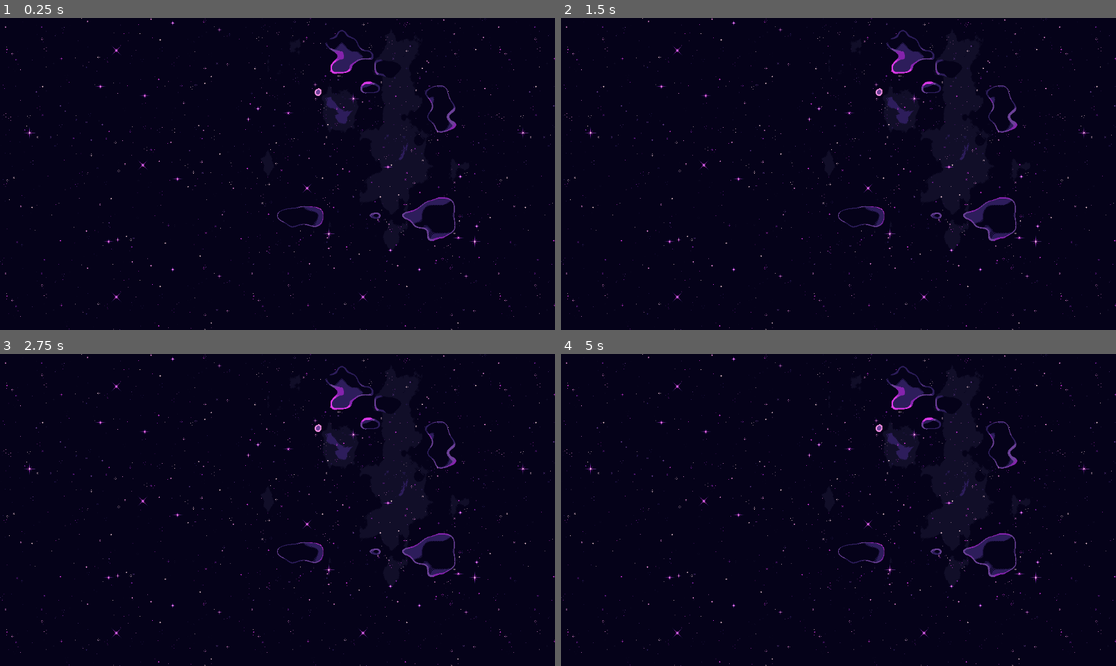
Above: before the commit, frames 1-4 (two rows, left to right).
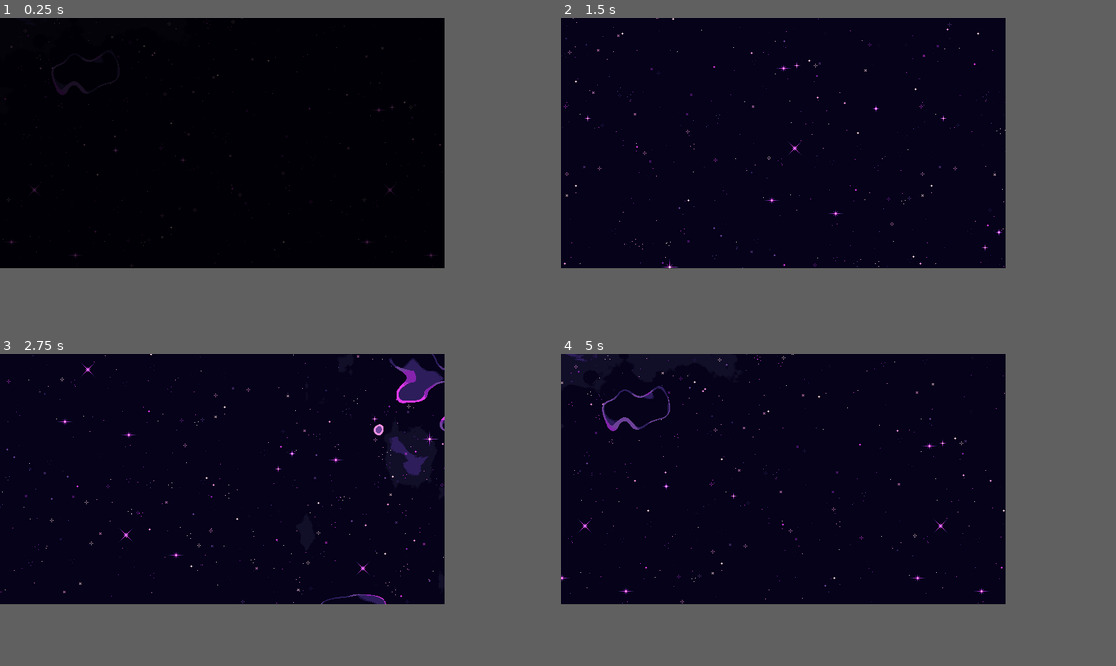
Above: after the commit, the same moments.

Repository: clarkm25/GMTK2026_StudioDiverge
Game: Godot game, scene res://game/Main.tscn
Same seed, same stepped clock (60 frames per second), same inputs: the game is played once before the commit and once after it.
Inputs:
- Up to frame 1 (0.25 s): no input
- Up to frame 2 (1.5 s): hold D (move_right) 0.53-1.28 s; hold S (move_down) from 1.28 s (still down)
- Up to frame 3 (2.75 s): release S (move_down) at 2.03 s; hold D (move_right) from 2.03 s (still down)
- Up to frame 4 (5 s): release D (move_right) at 2.78 s; hold W (move_up) 2.78-3.53 s; hold A (move_left) from 3.53 s (still down)
In our replay, the window is 799x449 before the commit and 640x360 after it. These sizes can differ from the game's own. Grey fills any space a smaller window leaves; there, only what the larger window draws over its background counts as a difference.

The runs differ from the first frame. In frame 1, 7.5% of the frame differs, in the area x 0-100%, y 0-100%; in frame 2, 2.6%; in frame 3, 3.8%; in frame 4, 2.9%.

Commit message:
init main menu
main menu with black fade in/out
Start > main scene
Options > void
Quit > quits

Diff:
--- a/game objects/Player.tscn
+++ b/game objects/Player.tscn
@@ -1,6 +1,7 @@
 [gd_scene format=3 uid="uid://bw7mb5rkhhdkk"]
 
 [ext_resource type="Script" uid="uid://f4dg6t2obs0t" path="res://game objects/player.gd" id="1_5j3po"]
+[ext_resource type="PackedScene" uid="uid://drl77ec7v0xvo" path="res://menus/FadeTransition.tscn" id="2_eawxs"]
 
 [sub_resource type="CircleShape2D" id="CircleShape2D_5j3po"]
 
@@ -23,3 +24,11 @@
 [node name="Camera2D" type="Camera2D" parent="." unique_id=1185294471]
 
 [node name="AnimationPlayer" type="AnimationPlayer" parent="." unique_id=1322454913]
+
+[node name="FadeTransition" parent="." unique_id=1486688309 instance=ExtResource("2_eawxs")]
+unique_name_in_owner = true
+z_index = 2
+offset_left = -320.0
+offset_top = -180.0
+offset_right = 320.0
+offset_bottom = 180.0
--- a/game objects/player.gd
+++ b/game objects/player.gd
@@ -3,6 +3,7 @@
 @export var move_speed = 300.0
 
 func _ready():
+	%FadeTransition/AnimationPlayer.play('fade_in')
 	pass
 	#$AnimationPlayer.play("walk_down")
 	#$AnimationPlayer.seek(0.9, true) # the standing pose of current animation
--- a/game/Main.tscn
+++ b/game/Main.tscn
@@ -1,7 +1,9 @@
 [gd_scene format=4 uid="uid://bwk10ipc6gbl2"]
 
 [ext_resource type="Texture2D" uid="uid://iq0xg7h4mv5d" path="res://assets/space_background_variation1.png" id="1_2o28a"]
+[ext_resource type="Script" uid="uid://blypotl47w558" path="res://game/main.gd" id="1_ljq5a"]
 [ext_resource type="Texture2D" uid="uid://blp73apq1vbj0" path="res://assets/space_background_variation2.png" id="2_8gaax"]
+[ext_resource type="PackedScene" uid="uid://bw7mb5rkhhdkk" path="res://game objects/Player.tscn" id="5_madmh"]
 
 [sub_resource type="TileSetAtlasSource" id="TileSetAtlasSource_8gaax"]
 texture = ExtResource("1_2o28a")
@@ -19,8 +21,11 @@
 sources/7 = SubResource("TileSetAtlasSource_2fjjk")
 
 [node name="Main" type="Node2D" unique_id=1078661697]
+script = ExtResource("1_ljq5a")
 
 [node name="TileMapLayer" type="TileMapLayer" parent="." unique_id=849648690]
 position = Vector2(-7.935, 0)
 tile_map_data = PackedByteArray("AAAAAAAABgAAAAAAAAACAAAABgAAAAAAAAACAAEABgAAAAAAAAABAAEABgAAAAAAAAAAAAEABgAAAAAAAAD//wEABgAAAAAAAAD//wAABgAAAAAAAAD/////BwAAAAAAAFAAAP//BgAAAAAAAAABAP//BgAAAAAAAAACAP//BgAAAAAAAAABAAAABwAAAAAAAAA=")
 tile_set = SubResource("TileSet_alqjt")
+
+[node name="CharacterBody2D" parent="." unique_id=325630486 instance=ExtResource("5_madmh")]
--- /dev/null
+++ b/menus/FadeTransition.tscn
@@ -0,0 +1,63 @@
+[gd_scene format=3 uid="uid://drl77ec7v0xvo"]
+
+[sub_resource type="Animation" id="Animation_omayc"]
+length = 0.001
+tracks/0/type = "value"
+tracks/0/imported = false
+tracks/0/enabled = true
+tracks/0/path = NodePath(".:color")
+tracks/0/interp = 1
+tracks/0/loop_wrap = true
+tracks/0/keys = {
+"times": PackedFloat32Array(0),
+"transitions": PackedFloat32Array(1),
+"update": 0,
+"values": [Color(0, 0, 0, 1)]
+}
+
+[sub_resource type="Animation" id="Animation_eq6jx"]
+resource_name = "fade_in"
+step = 0.1
+tracks/0/type = "value"
+tracks/0/imported = false
+tracks/0/enabled = true
+tracks/0/path = NodePath(".:color")
+tracks/0/interp = 1
+tracks/0/loop_wrap = true
+tracks/0/keys = {
+"times": PackedFloat32Array(0, 1),
+"transitions": PackedFloat32Array(1, 1),
+"update": 0,
+"values": [Color(0, 0, 0, 1), Color(0, 0, 0, 0)]
+}
+
+[sub_resource type="Animation" id="Animation_85vba"]
+resource_name = "fade_out"
+step = 0.1
+tracks/0/type = "value"
+tracks/0/imported = false
+tracks/0/enabled = true
+tracks/0/path = NodePath(".:color")
+tracks/0/interp = 1
+tracks/0/loop_wrap = true
+tracks/0/keys = {
+"times": PackedFloat32Array(0, 1),
+"transitions": PackedFloat32Array(1, 1),
+"update": 0,
+"values": [Color(0, 0, 0, 0), Color(0, 0, 0, 1)]
+}
+
+[sub_resource type="AnimationLibrary" id="AnimationLibrary_wxigm"]
+_data = {
+&"RESET": SubResource("Animation_omayc"),
+&"fade_in": SubResource("Animation_eq6jx"),
+&"fade_out": SubResource("Animation_85vba")
+}
+
+[node name="FadeTransition" type="ColorRect" unique_id=1486688309]
+offset_right = 640.0
+offset_bottom = 360.0
+color = Color(0, 0, 0, 1)
+
+[node name="AnimationPlayer" type="AnimationPlayer" parent="." unique_id=1747911865]
+libraries/ = SubResource("AnimationLibrary_wxigm")
--- /dev/null
+++ b/menus/Menu.tscn
@@ -0,0 +1,50 @@
+[gd_scene format=3 uid="uid://ivl5ctdo86id"]
+
+[ext_resource type="Script" uid="uid://bv2ja00amryui" path="res://menus/menu.gd" id="1_gdhhp"]
+[ext_resource type="PackedScene" uid="uid://drl77ec7v0xvo" path="res://menus/FadeTransition.tscn" id="2_8djp2"]
+
+[node name="Menu" type="Node2D" unique_id=1920379824]
+script = ExtResource("1_gdhhp")
+
+[node name="ButtonManager" type="Control" parent="." unique_id=865546158]
+layout_mode = 3
+anchors_preset = 0
+offset_right = 40.0
+offset_bottom = 40.0
+
+[node name="Start" type="Button" parent="ButtonManager" unique_id=1993655254]
+layout_mode = 0
+offset_left = 299.0
+offset_top = 113.0
+offset_right = 345.0
+offset_bottom = 144.0
+text = "Start"
+
+[node name="Options" type="Button" parent="ButtonManager" unique_id=867611182]
+layout_mode = 0
+offset_left = 287.0
+offset_top = 170.0
+offset_right = 357.0
+offset_bottom = 201.0
+text = "Options"
+
+[node name="Quit" type="Button" parent="ButtonManager" unique_id=232390849]
+layout_mode = 0
+offset_left = 302.0
+offset_top = 227.0
+offset_right = 344.0
+offset_bottom = 258.0
+text = "Quit"
+
+[node name="FadeTransition" parent="." unique_id=1486688309 instance=ExtResource("2_8djp2")]
+unique_name_in_owner = true
+visible = false
+z_index = 1
+
+[node name="FadeTimer" type="Timer" parent="FadeTransition" unique_id=1811103031]
+wait_time = 1.5
+
+[connection signal="pressed" from="ButtonManager/Start" to="." method="_on_start_pressed"]
+[connection signal="pressed" from="ButtonManager/Options" to="." method="_on_options_pressed"]
+[connection signal="pressed" from="ButtonManager/Quit" to="." method="_on_quit_pressed"]
+[connection signal="timeout" from="FadeTransition/FadeTimer" to="." method="_on_fade_timer_timeout"]
--- /dev/null
+++ b/menus/menu.gd
@@ -0,0 +1,30 @@
+extends Node2D
+
+
+var button_type = null
+
+
+func _on_start_pressed() -> void:
+	button_type = 'start'
+	_fade_out()
+
+func _on_options_pressed() -> void:
+	button_type = 'options'
+	_fade_out()
+
+func _on_quit_pressed() -> void:
+	button_type = 'quit'
+	_fade_out()
+
+func _fade_out() -> void:
+	%FadeTransition.show()
+	%FadeTransition/FadeTimer.start()
+	%FadeTransition/AnimationPlayer.play('fade_out')
+
+func _on_fade_timer_timeout() -> void:
+	if button_type == 'start':
+		get_tree().change_scene_to_file("res://game/Main.tscn")
+	elif button_type == 'options':
+		get_tree().change_scene_to_file("")
+	elif button_type == 'quit':
+		get_tree().quit()
--- a/project.godot
+++ b/project.godot
@@ -15,13 +15,20 @@
 config/features=PackedStringArray("4.8", "Forward Plus")
 config/icon="res://icon.svg"
 
+[display]
+
+window/size/viewport_width=640
+window/size/viewport_height=360
+window/stretch/mode="viewport"
+
 [file_customization]
 
 folder_colors={
 "res://addons/": "gray",
 "res://assets/": "red",
 "res://game objects/": "blue",
-"res://game/": "green"
+"res://game/": "green",
+"res://menus/": "yellow"
 }
 
 [input]
Not shown, added: menus/menu.gd.uid
